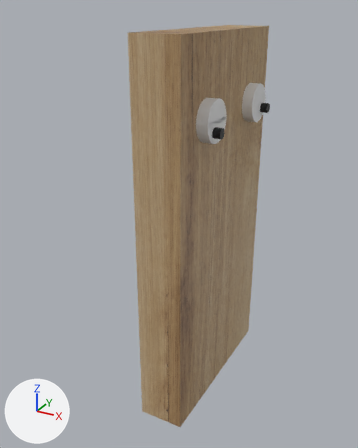
Renders of the Blender file Assets/prefabs/player/player_idea_1.blend from each side of a commit.
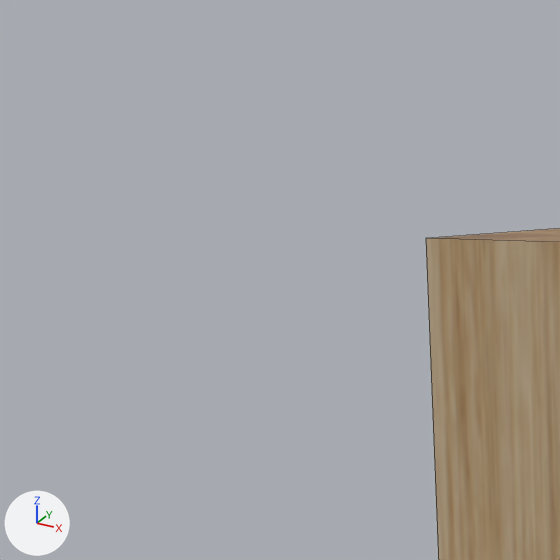
The first picture shows the older version from a 50 mm lens placed at (2.18, -4.55, 2.19), pointed at (-0.33, 0.02, -0.1). The close-ups show the older and then the newer version on the part from 19% to 41% of the width and 0% to 17% of the height of that picture. Only the edits that show in the close-ups are written down. The lights are fixed; the arrows at lower left show +X, +Y and +Z. The close-ups show mesh edges as thin lines.
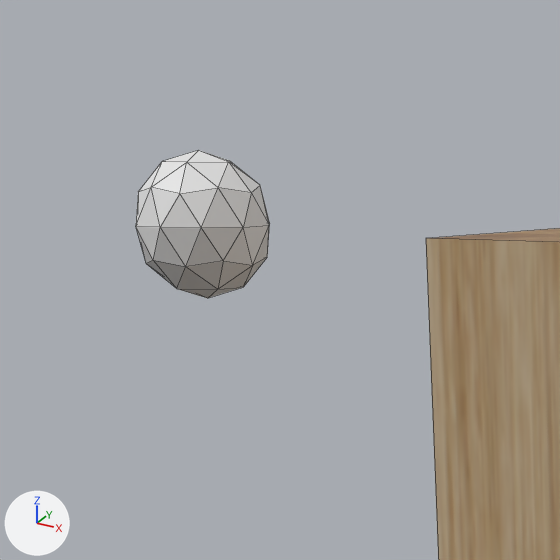
The change, as a list of edits to the scene's bpy script:
```text
Add me_icosphere:
    me_icosphere.from_pydata(...)  # an icosphere of 80 faces spanning x -0.95..0.95, y -1.0..1.0, z -1.0..1.0
Add ob_spawn_point:
    ob_spawn_point = bpy.data.objects.new('spawn_point', me_icosphere)
    ob_spawn_point.location = (-1.313, 0.0, 1.946)
    ob_spawn_point.scale = (0.1, 0.1, 0.1)
```

Location of each change, [x1, y1, x2, y2] in pixels of the close-ups (560 x 560 px):
'spawn_point', added
    after: [136, 150, 270, 298]
